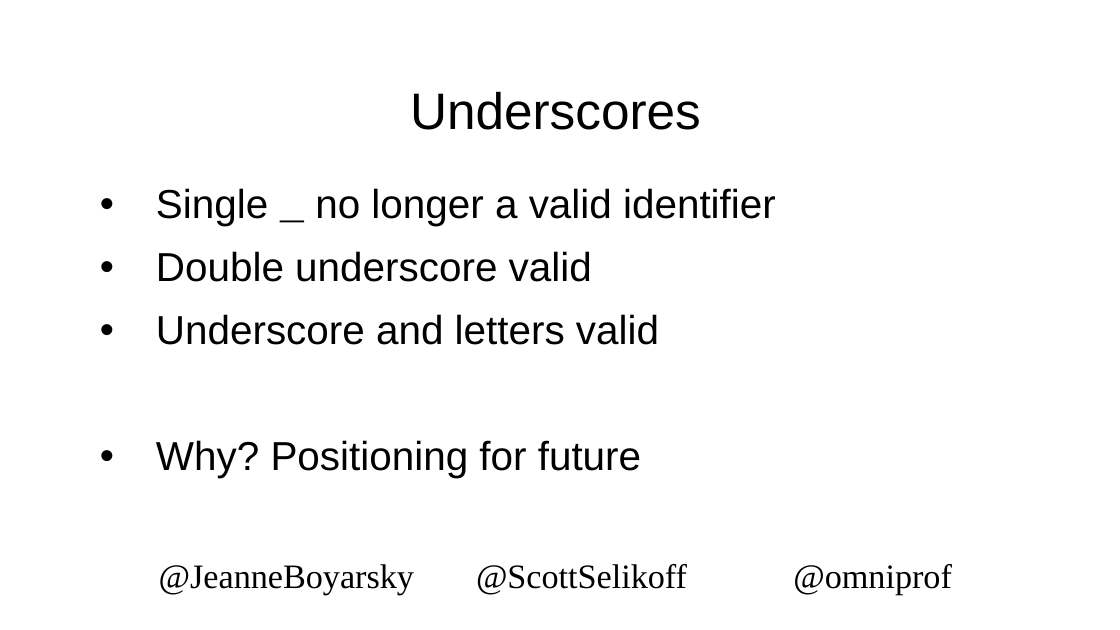
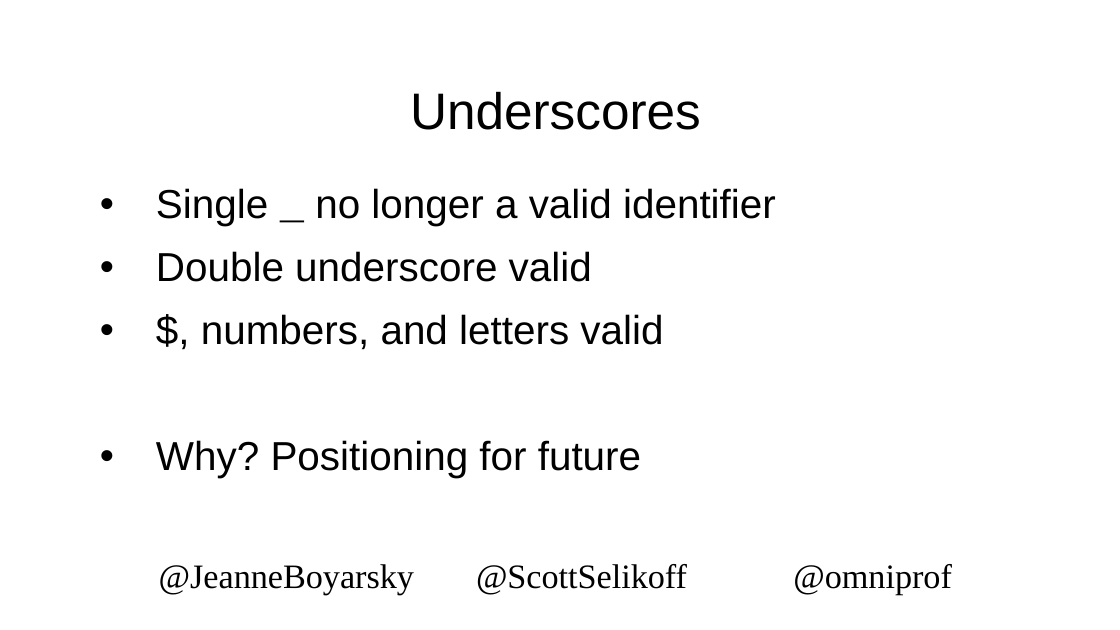
Before and after one commit to boyarsky/2019-oraclecodeone-cert-hol, a slide deck: slide 28 of 2019-OracleCodeOne-HOL.pptx. Drawn at 1120x630 pixels with LibreOffice and Linux fonts; fonts in the diff are those of the drawing; background and template pictures are left out. Boxes give left, top, right and bottom in pixels: in the first picture for what was removed or moved away, otherwise in the second. Text is boxed around its words. In the diff, an @@ line names an element or a change of style, - is before the commit and + after.

```diff
--- a/2019-OracleCodeOne-HOL.pptx
+++ b/2019-OracleCodeOne-HOL.pptx
@@ text at <box>201,314,663,350</box>: text changed @@
-• Underscore and letters valid
+• $, numbers, and letters valid
```
Also in this commit, not shown: 13 other slides changed.
